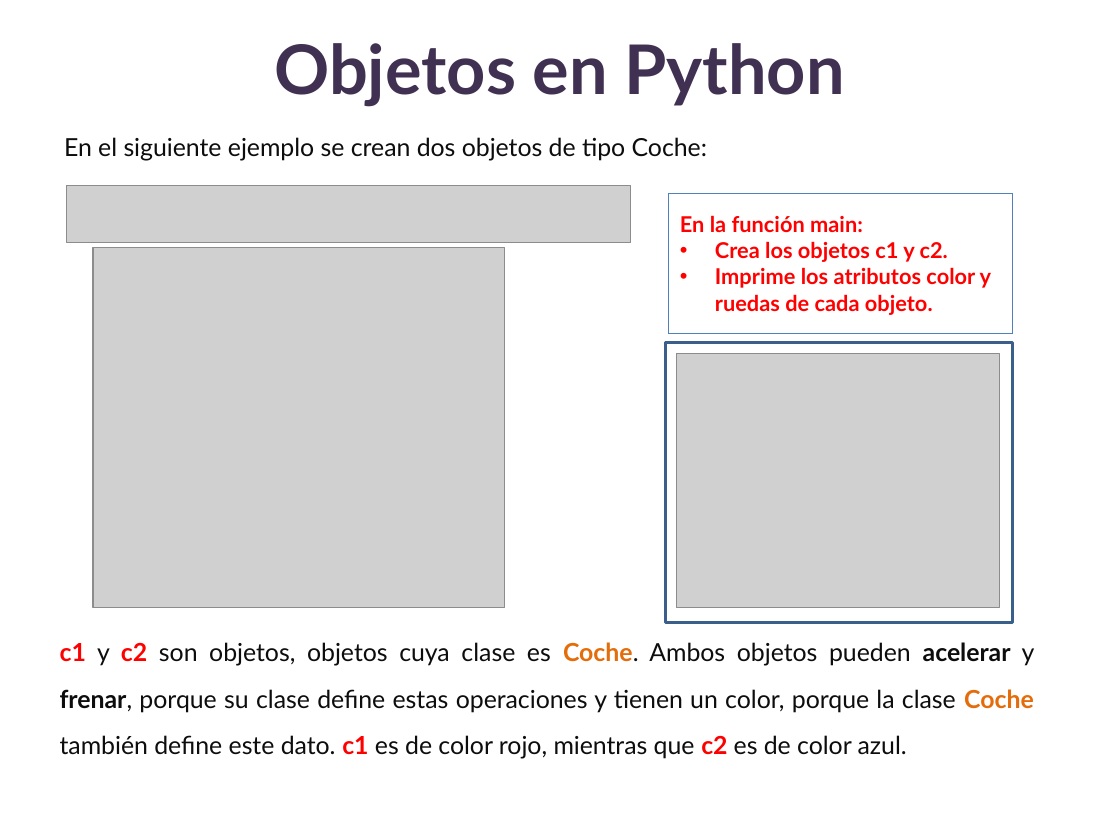
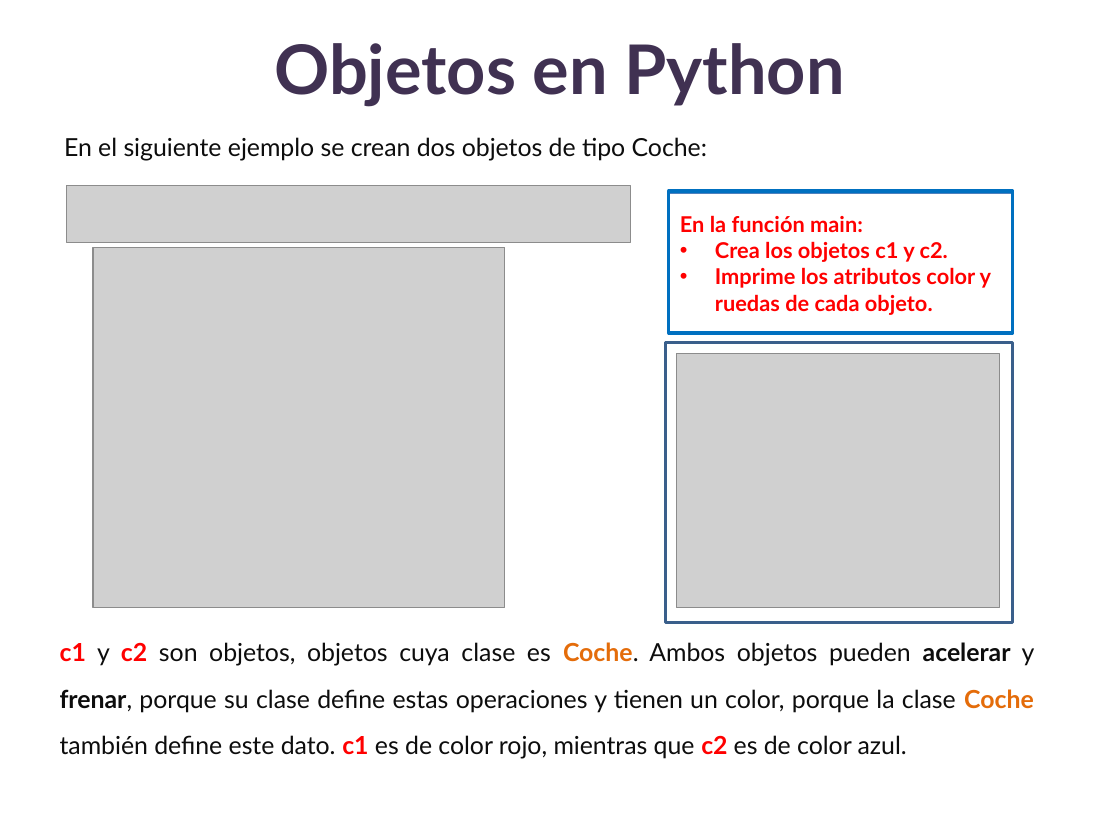
Before and after one commit to lizetheP/Analitica, a slide deck: slide 47 of CalendarioAgo25/presentaciones/14_POO.pptx. Drawn at 1120x840 pixels with LibreOffice and Linux fonts; fonts in the diff are those of the drawing; grey boxes stand for pictures. Boxes give left, top, right and bottom in pixels: in the first picture for what was removed or moved away, otherwise in the second. Text is boxed around its words. In the diff, an @@ line names an element or a change of style, - is before the commit and + after.

```diff
--- a/CalendarioAgo25/presentaciones/14_POO.pptx
+++ b/CalendarioAgo25/presentaciones/14_POO.pptx
@@ rectangle added at [669, 192, 1012, 334], outline #0070C0 2 pt @@
```
Also in this commit, not shown: 4 other slides changed, 1 slide added, 3 other files.
